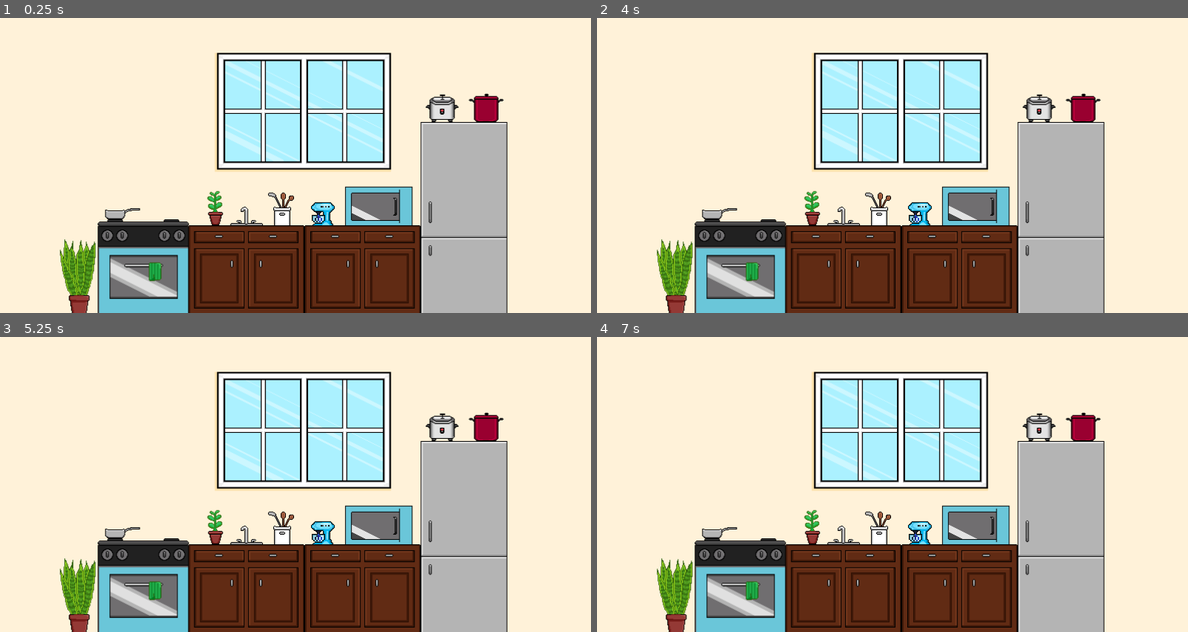
Above: before the commit, frames 1-4 (two rows, left to right).
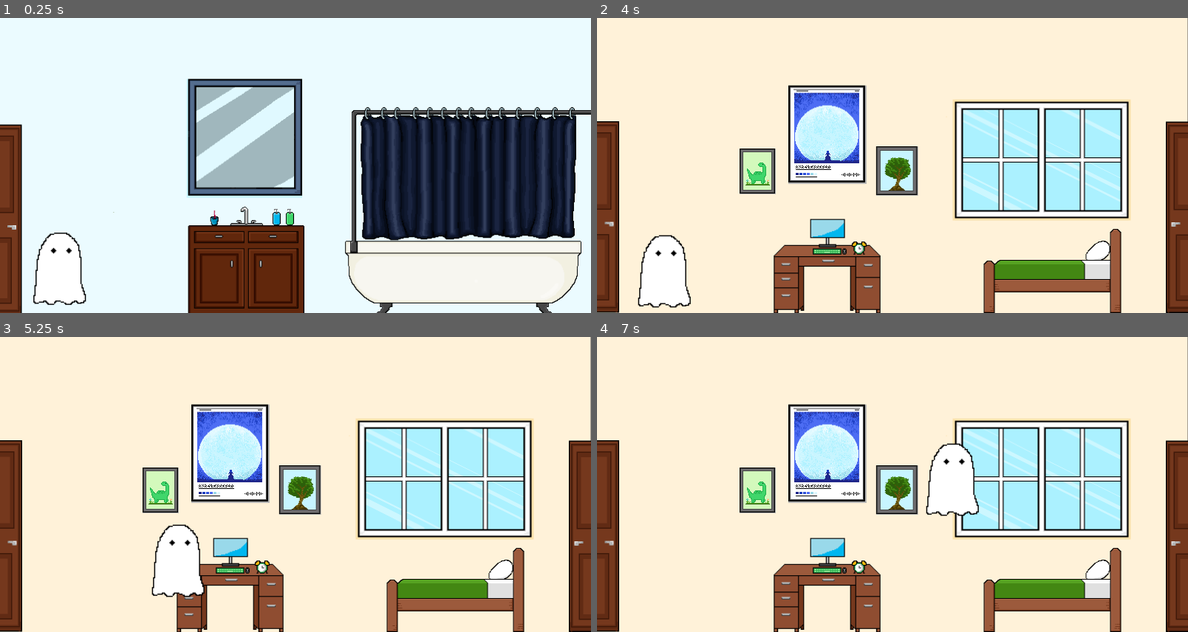
Above: after the commit, the same moments.

Repository: mlaflam/final-project
Game: Godot game, scene res://bathroom.tscn
Two runs of this game, one before a commit and one after it. Both use one fixed random seed, a clock stepped at 60 frames per second and the inputs below. This scene is started directly instead of the project's main scene.
Inputs:
- Up to frame 1 (0.25 s): no input
- Up to frame 2 (4 s): tap Enter (ui_accept) at 0.5, 0.6, 0.77, 1.07, 1.35, 1.52, 1.82, 2.1, 2.75, 2.85, 3.02, 3.32, 3.5, 3.6, 3.77 s; hold Up (ui_up) 0.53-2.03 s; hold Left (ui_left) 2.03-3.53 s; hold Down (ui_down) from 3.53 s (still down)
- Up to frame 3 (5.25 s): tap Enter (ui_accept) at 4.07, 4.25, 4.35, 4.52, 4.82, 5.1 s; release Down (ui_down) at 4.28 s; hold Right (ui_right) 4.28-5.03 s; hold Up (ui_up) from 5.03 s (still down)
- Up to frame 4 (7 s): release Up (ui_up) at 5.78 s; hold Right (ui_right) from 5.78 s (still down); tap Enter (ui_accept) at 5.85, 6.02, 6.32, 6.6, 6.77 s

The runs differ from the first frame. In frame 1, 90% of the frame differs, in the area x 0-100%, y 0-100%; in frame 2, 55%; in frame 3, 54%; in frame 4, 54%.

Commit message:
Adding Bathroom Scene

Diff:
--- /dev/null
+++ b/Area2D_bath-bed.gd
@@ -0,0 +1,16 @@
+extends Area2D
+
+var entered = false
+
+func _on_body_entered(body: CharacterBody2D):
+	entered = true
+
+
+func _on_body_exited(body):
+	entered = false
+
+
+func _process(delta):
+	if entered == true:
+		if Input.is_action_just_pressed("ui_accept"):
+			get_tree().change_scene_to_file("res://bedroom.tscn")
--- a/bathroom.tscn
+++ b/bathroom.tscn
@@ -1,8 +1,47 @@
-[gd_scene load_steps=2 format=3 uid="uid://cblj5q37tg5rc"]
+[gd_scene load_steps=8 format=3 uid="uid://cblj5q37tg5rc"]
 
-[ext_resource type="Texture2D" uid="uid://dot4wtfw338xw" path="res://kitch3.png" id="1_sslt6"]
+[ext_resource type="Texture2D" uid="uid://jxa27sel2iwn" path="res://bathroom.png" id="1_23nq4"]
+[ext_resource type="Texture2D" uid="uid://qb81lbufmfo" path="res://door-left.png" id="2_uucdu"]
+[ext_resource type="PackedScene" uid="uid://dimsl1q7vtf8u" path="res://edge.tscn" id="3_7u836"]
+[ext_resource type="PackedScene" uid="uid://oj6i8i12jegi" path="res://side_edge.tscn" id="4_8cm7l"]
+[ext_resource type="PackedScene" uid="uid://dcodpi4nx3sk" path="res://Character.tscn" id="5_rx5ja"]
+[ext_resource type="Script" path="res://Area2D_bath-bed.gd" id="6_h83xa"]
+
+[sub_resource type="RectangleShape2D" id="RectangleShape2D_i4yus"]
+size = Vector2(71.25, 523.5)
 
 [node name="TextureRect" type="TextureRect"]
 offset_right = 1604.0
 offset_bottom = 806.0
-texture = ExtResource("1_sslt6")
+texture = ExtResource("1_23nq4")
+
+[node name="Door-left" type="Sprite2D" parent="."]
+position = Vector2(173, 604)
+texture = ExtResource("2_uucdu")
+
+[node name="edge" parent="." instance=ExtResource("3_7u836")]
+position = Vector2(0, 11)
+
+[node name="edge2" parent="." instance=ExtResource("3_7u836")]
+position = Vector2(3, -837)
+
+[node name="StaticBody2D" parent="." instance=ExtResource("4_8cm7l")]
+position = Vector2(-40, -3)
+
+[node name="StaticBody2D2" parent="." instance=ExtResource("4_8cm7l")]
+position = Vector2(1606, 1)
+
+[node name="CharacterBody2D" parent="." instance=ExtResource("5_rx5ja")]
+position = Vector2(157, 683)
+motion_mode = 1
+movement_speed = 400.0
+
+[node name="Area2D" type="Area2D" parent="."]
+script = ExtResource("6_h83xa")
+
+[node name="CollisionShape2D" type="CollisionShape2D" parent="Area2D"]
+position = Vector2(27.375, 547.25)
+shape = SubResource("RectangleShape2D_i4yus")
+
+[connection signal="body_entered" from="Area2D" to="Area2D" method="_on_body_entered"]
+[connection signal="body_exited" from="Area2D" to="Area2D" method="_on_body_exited"]
Binary file added: bathroom.png
Not shown, added: bathroom.png.import
